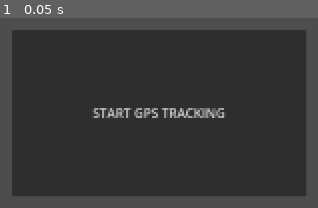
Above: before the commit, frame 1.
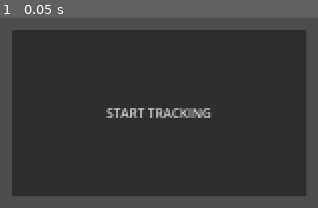
Above: after the commit, the same moment.

Repository: thmsdmp-lgtm/TIPNav-Prototype
Game: Godot game, scene res://scenes/main.tscn
Same seed, same stepped clock (60 frames per second), same inputs: the game is played once before the commit and once after it.
Inputs:
- Up to frame 1 (0.05 s): no input

The runs differ from the first frame. In frame 1, 1.6% of the frame differs, in the area x 28-72%, y 47-53%.

Commit message:
changed name

Diff:
--- a/scenes/main.tscn
+++ b/scenes/main.tscn
@@ -55,7 +55,7 @@
 anchor_bottom = 0.55
 offset_right = 8.0
 offset_bottom = 8.0
-text = "START GPS TRACKING"
+text = "START TRACKING"
 script = ExtResource("2_sugp2")
 
 [node name="headingManager" type="Node" parent="." unique_id=1598175098]
Not shown, changed: index.pck
